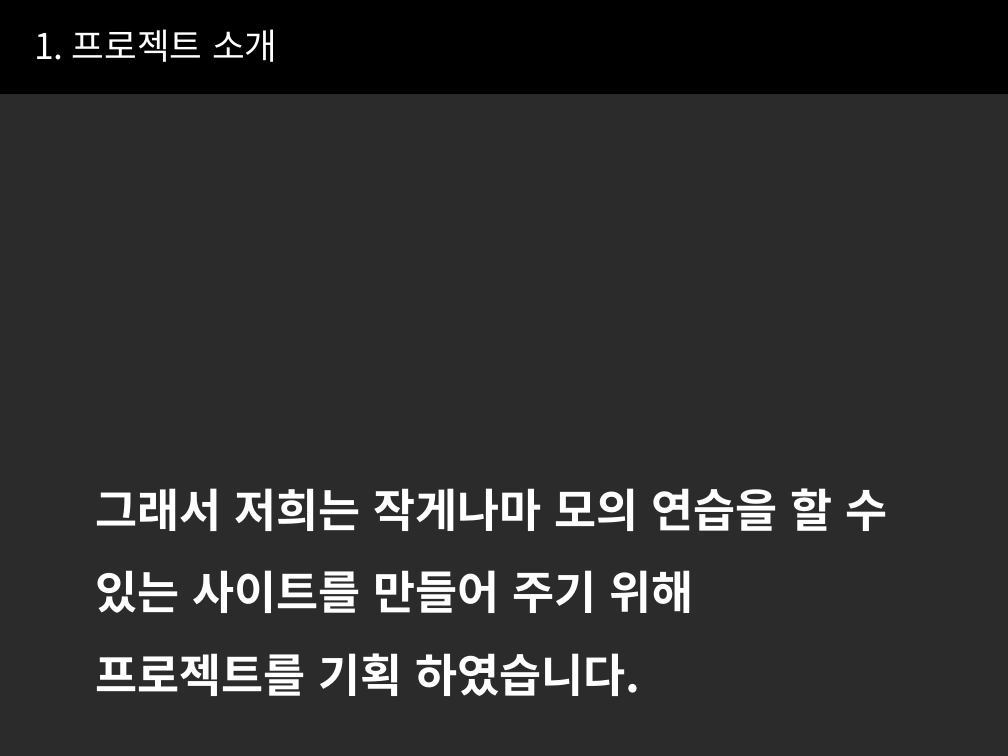
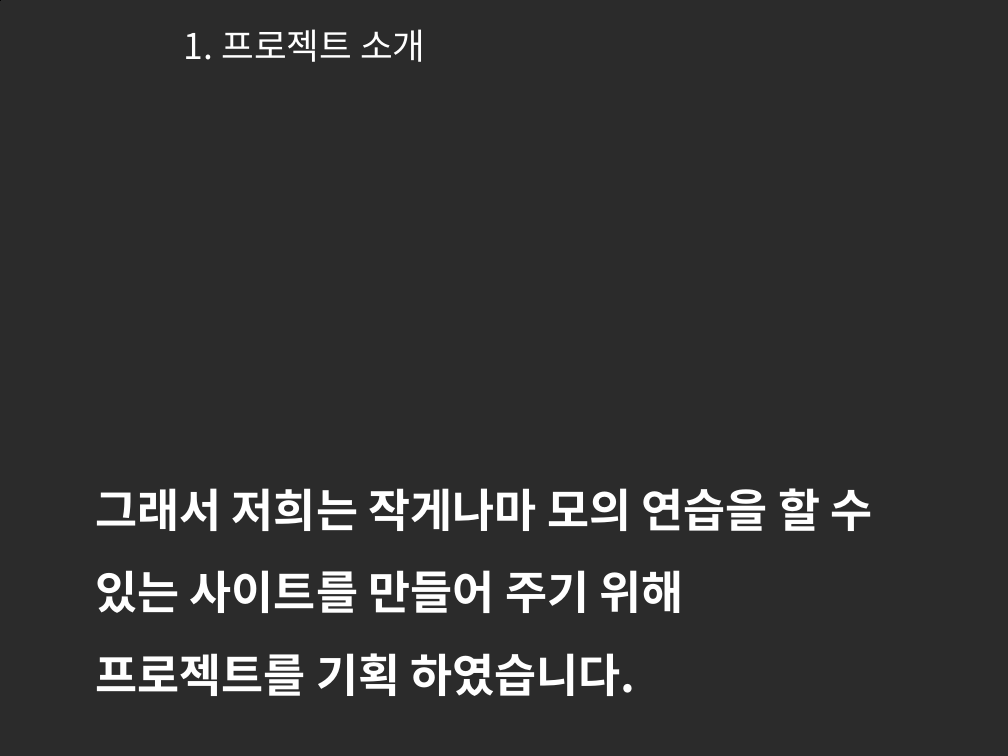
Before and after one commit to hkemt/doc, a slide deck: slide 5 of EMT_doc/1_EMT_Final_Report/EMT_FinalReport.pptx. Drawn at 1008x756 pixels with LibreOffice and Linux fonts; fonts in the diff are those of the drawing; background and template pictures are left out; a plain dark background stands for a picture behind light text. Boxes give left, top, right and bottom in pixels: in the first picture for what was removed or moved away, otherwise in the second. Text is boxed around its words. In the diff, an @@ line names an element or a change of style, - is before the commit and + after.

```diff
--- a/EMT_doc/1_EMT_Final_Report/EMT_FinalReport.pptx
+++ b/EMT_doc/1_EMT_Final_Report/EMT_FinalReport.pptx
@@ freeform shape at (x1=0, y1=0, x2=1008, y2=93): outline #000000 0 pt to #000000 0.75 pt; outline redrawn @@
@@ text "1. 프로젝트 소개" moved from (x1=34, y1=29, x2=277, y2=62) to (x1=184, y1=29, x2=425, y2=62) @@
@@ text "그래서 저희는 작게나마 모의 연습을 ..." rewrapped from (x1=95, y1=488, x2=887, y2=696) to (x1=95, y1=488, x2=873, y2=696) @@
```
Also in this commit, not shown: 19 other slides changed, 6 other files.
